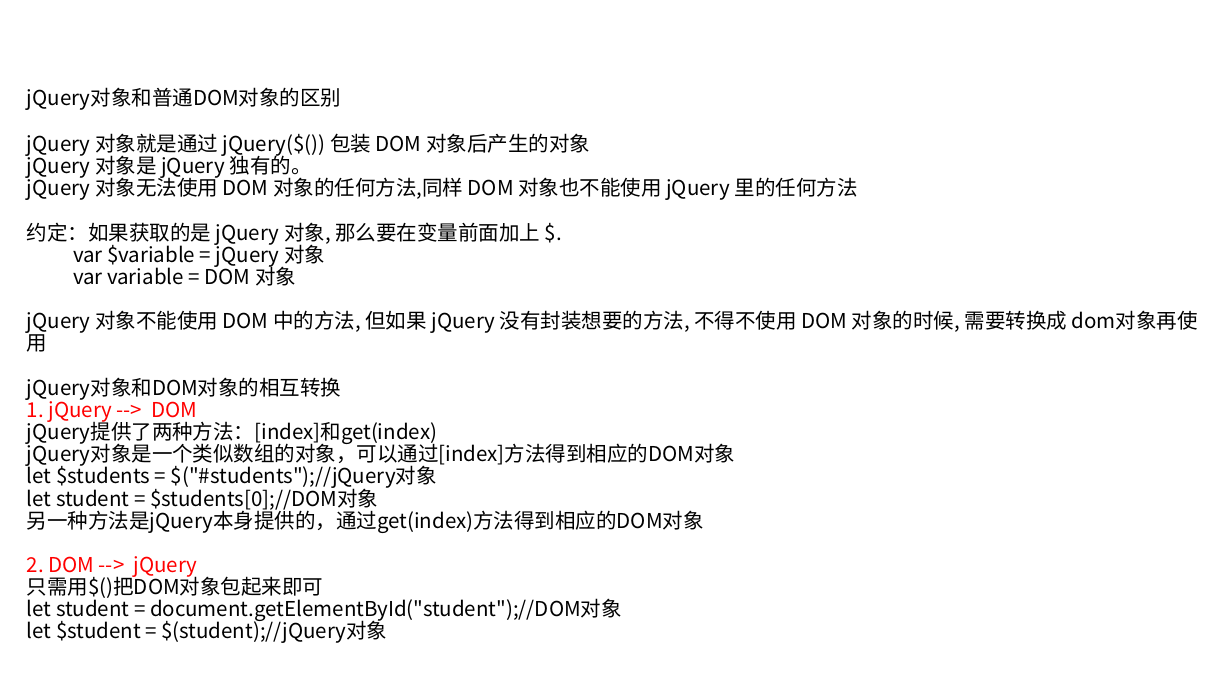
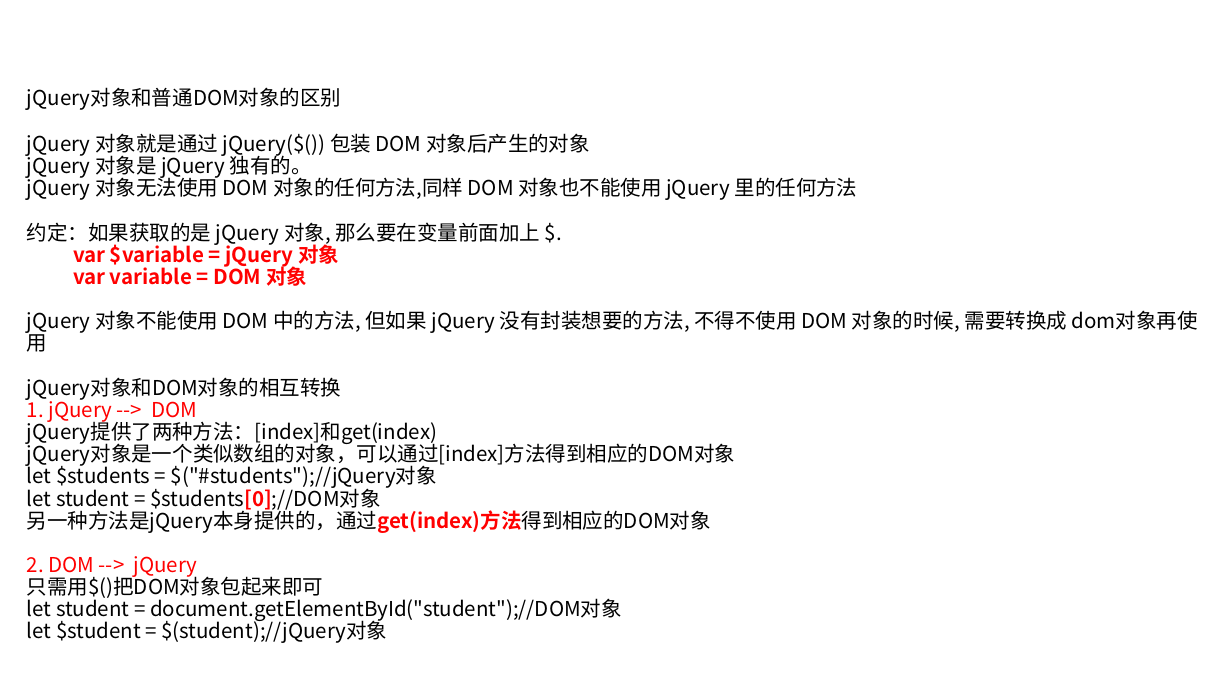
Before and after one commit to linkknown/PPT, a slide deck: slide 18 of 前端PPT/javascript 简介.pptx. Drawn at 1232x693 pixels with LibreOffice and Linux fonts; fonts in the diff are those of the drawing; background and template pictures are left out. Boxes give left, top, right and bottom in pixels: in the first picture for what was removed or moved away, otherwise in the second. Text is boxed around its words. In the diff, an @@ line names an element or a change of style, - is before the commit and + after.

```diff
--- a/前端PPT/javascript 简介.pptx
+++ b/前端PPT/javascript 简介.pptx
@@ text at (27, 242, 711, 533): text colour #000000 to #FF0000, bold on in "var $variable = jQuery 对象", "var variable = DOM 对象", "$students[0];//DOM对象", "另一种方法是jQuery本身提供的，通过get(index)方法得到相应的DOM对象" @@
```
Also in this commit, not shown: 4 other slides changed.
